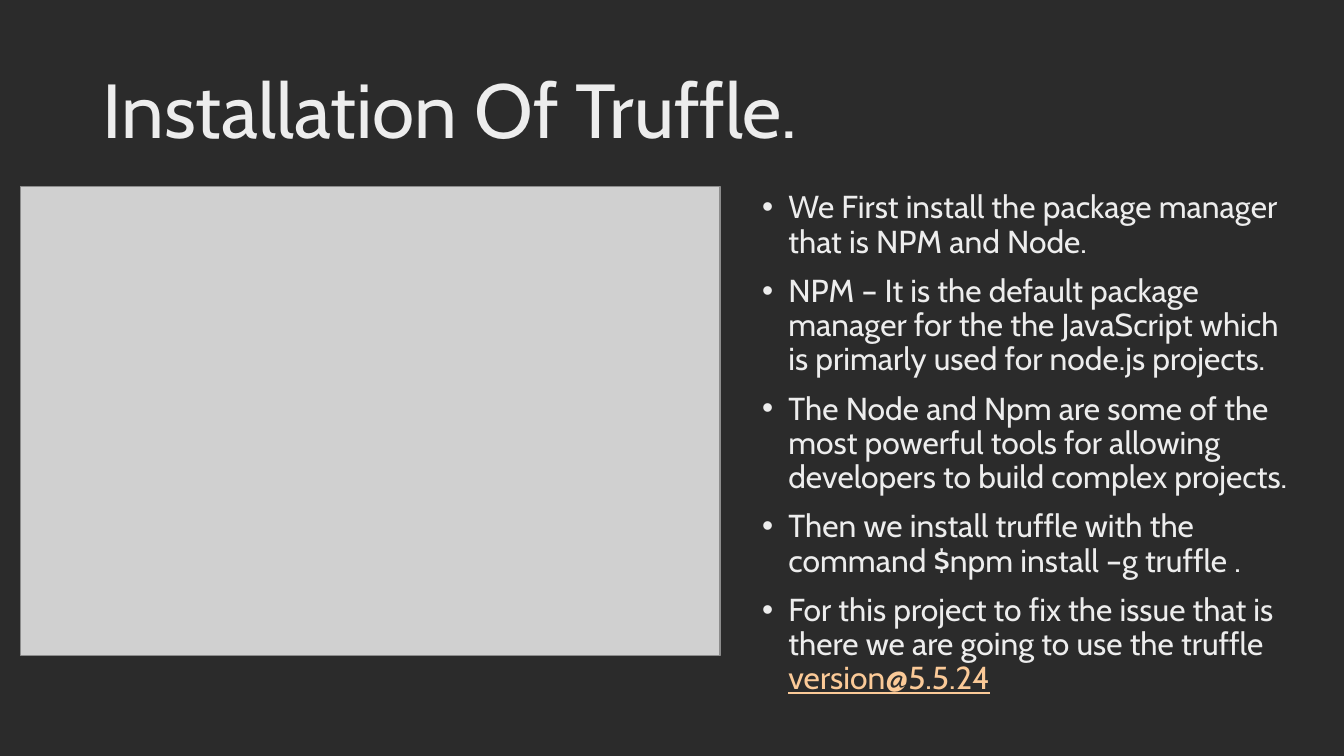
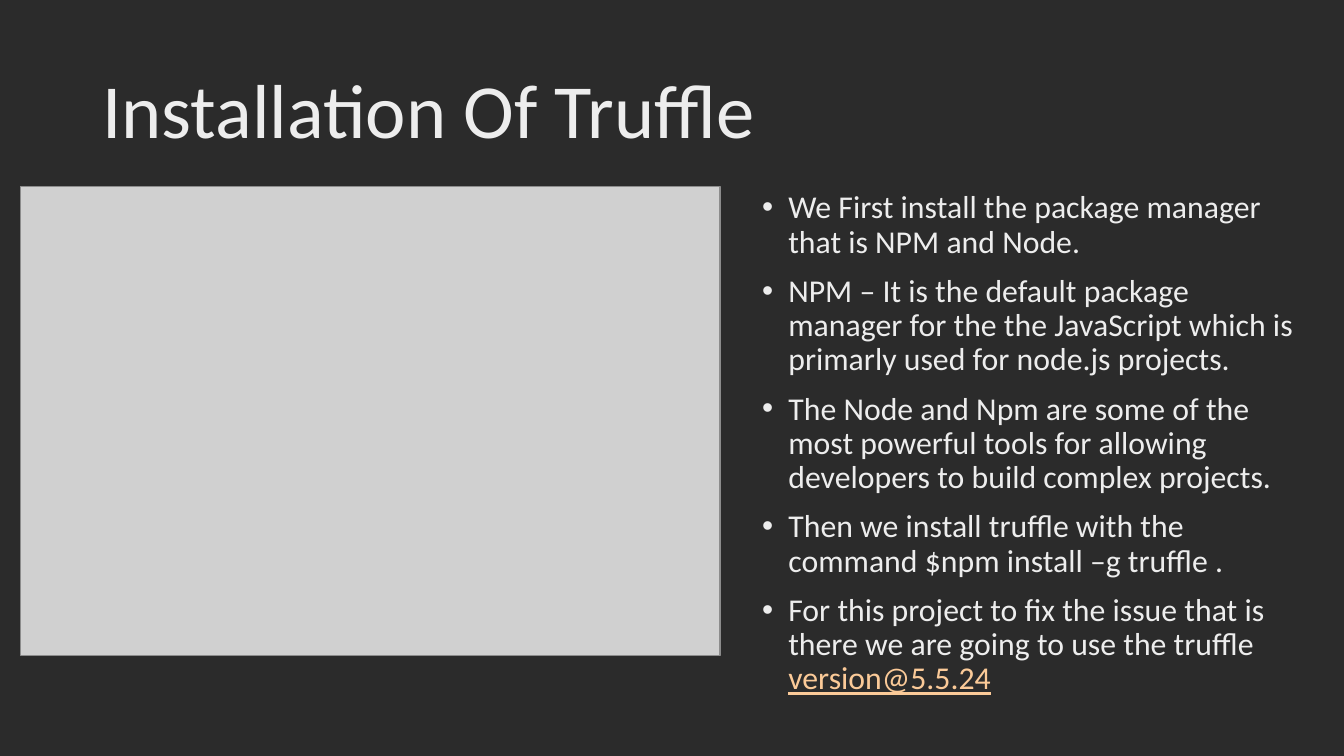
Before and after one commit to saicharan1248/CSE_6324_team_project, a slide deck: slide 5 of Iteration_1/iteration_1.pptx. Drawn at 1344x756 pixels with LibreOffice and Linux fonts; fonts in the diff are those of the drawing; grey boxes stand for pictures; background and template pictures are left out; a plain dark background stands for a picture behind light text. Boxes give left, top, right and bottom in pixels: in the first picture for what was removed or moved away, otherwise in the second. Text is boxed around its words. In the diff, an @@ line names an element or a change of style, - is before the commit and + after.

```diff
--- a/Iteration_1/iteration_1.pptx
+++ b/Iteration_1/iteration_1.pptx
@@ title at (102, 85, 754, 139): text changed; font Cabin to Calibri @@
-Installation Of Truffle.
+Installation Of Truffle
@@ text "We First install the package ..." at (788, 196, 1293, 661): font Cabin to Calibri @@
```
Also in this commit, not shown: 13 other slides changed.
